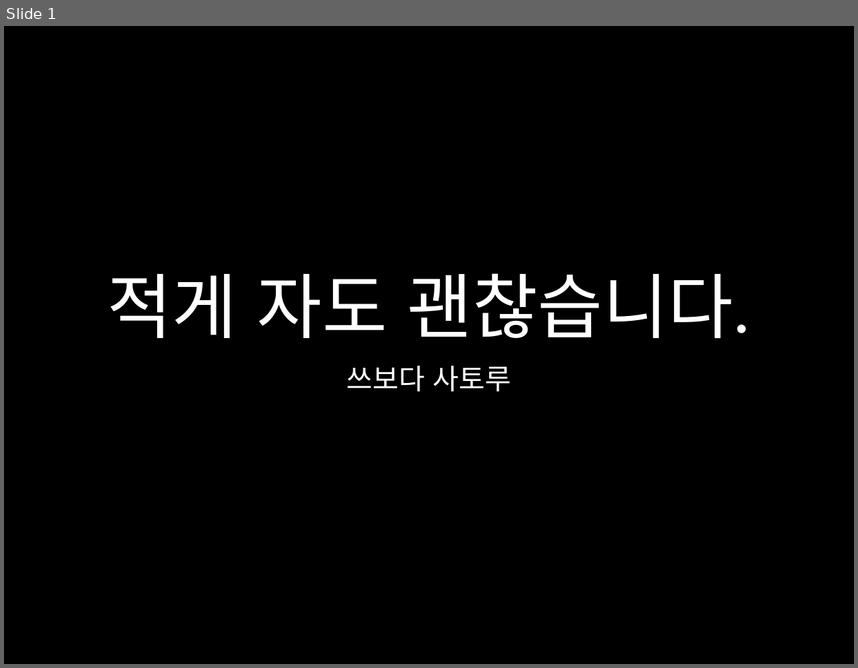
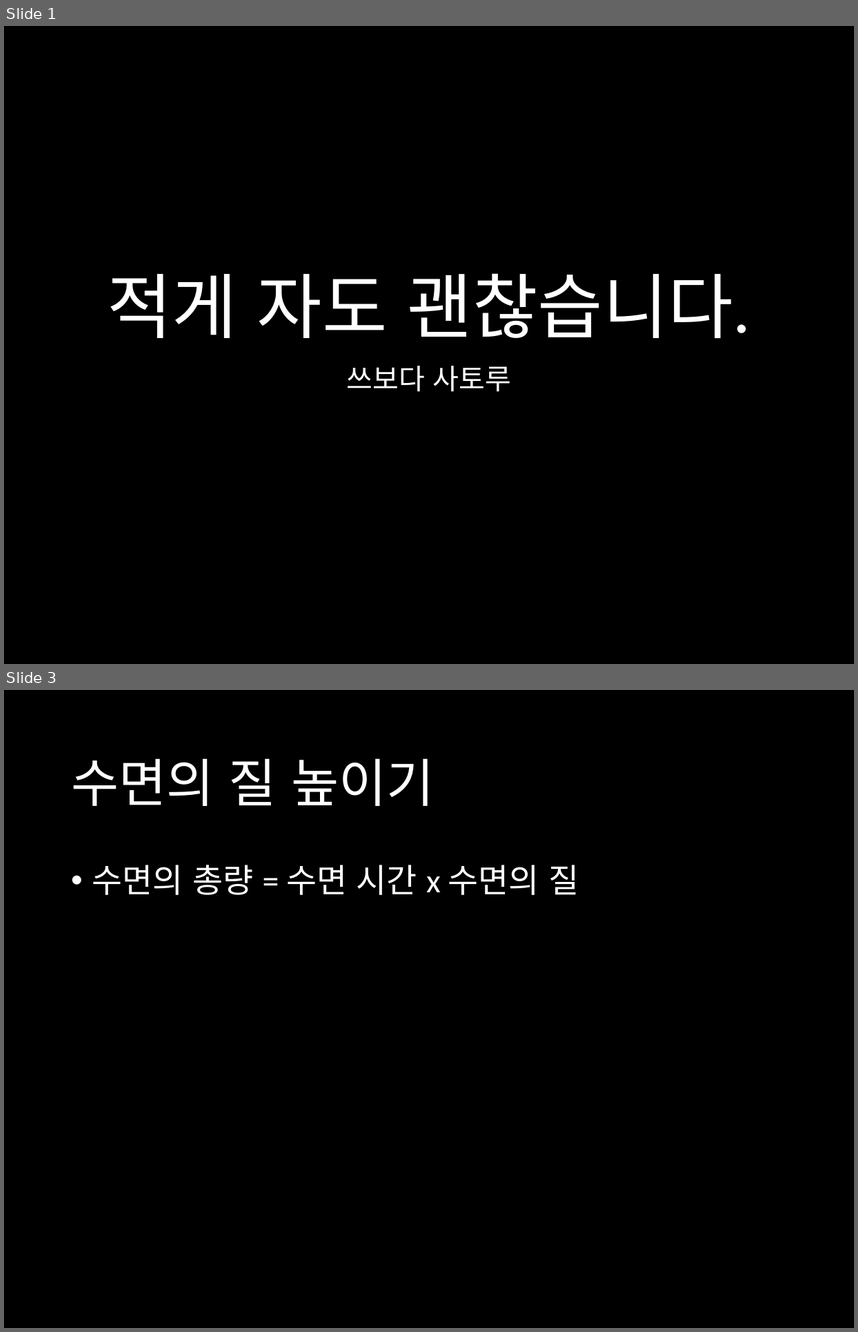
Before and after one commit to harrisleesh/Review, a slide deck: 적게 자도 괜찮습니다.pptx. Shown one above the other, each under a label of ours: slide 1 before the commit, slides 1 and 3 after it; the slides between them are not shown. The pictures are 858x668 and 858x1332 pixels, drawn with LibreOffice and Linux fonts; fonts in the diff are those of the drawing. Boxes give left, top, right and bottom in pixels: in the first picture for what was removed or moved away, otherwise in the second. Text is boxed around its words. In the diff, an @@ line names an element or a change of style, - is before the commit and + after.

```diff
--- a/적게 자도 괜찮습니다.pptx
+++ b/적게 자도 괜찮습니다.pptx
@@ slide 3 added at (4,690,854,1328), background #000000 @@
@@ title added at (71,758,435,806), 44 pt, text #FFFFFF @@
+수면의 질 높이기
@@ text added at (92,865,579,895), 28 pt, text #FFFFFF @@
+• 수면의 총량 = 수면 시간 x 수면의 질
```
Also in this commit, not shown: 3 other slides added, 1 other file.
